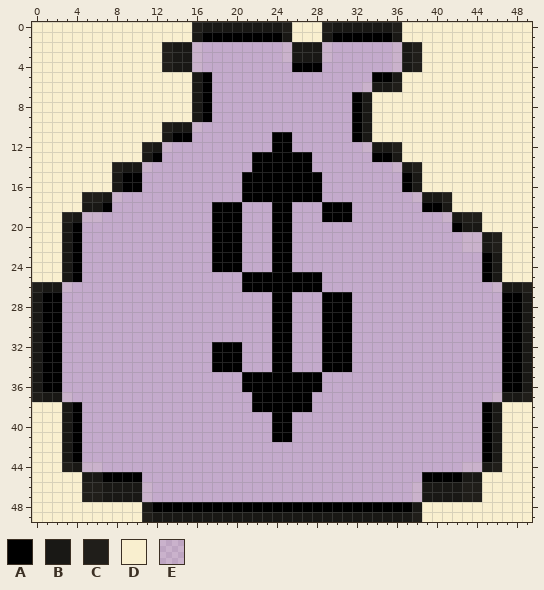
Pixel-art sprite -- Assets/money.png. The picture above is the old version.
The file is 50x50 pixels.
Palette (. is transparent): A #000000  B #191815  C #201e1a  D #f9efcf  E #f9efcf1d
New version:
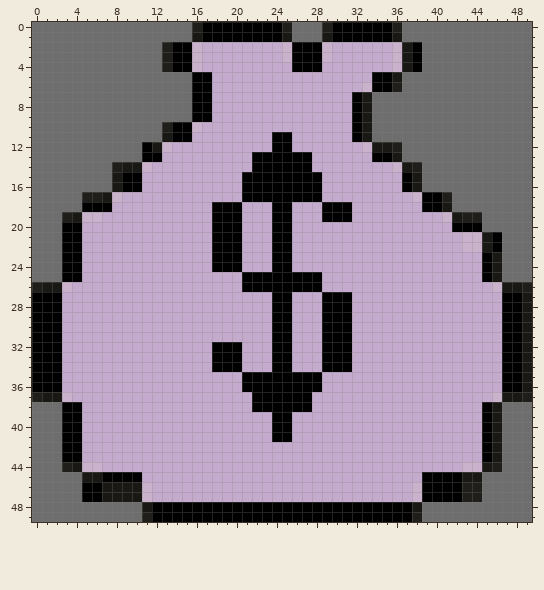
What changed:
Colour D changes from #f9efcf to #6e6e6e.
The author changed colour B to colour A in row 0 at x 17 to 24 and 30 to 35; in rows 2 to 3 at x 14 to 15 and 26 to 28; in row 4 at x 14 to 15; in row 5 at x 16; in row 6 at x 16 and 34 to 35; in rows 7 to 9 at x 16.
The author changed colour B to colour A in row 10 at x 14 to 15; in row 13 at x 11; in row 17 at x 39 to 40; in row 18 at x 5 to 6; in row 20 at x 3 and 43 to 44; in rows 21 to 25 at x 3.
The author changed colour B to colour A in rows 27 to 36 at x 0; in rows 38 to 43 at x 3; in rows 46 to 47 at x 39 to 42; in row 49 at x 12 to 37.
The author changed colour C to colour A in rows 2 to 4 at x 38; in row 12 at x 11; in rows 21 to 22 at x 46; in rows 46 to 47 at x 5 to 6.
Pixel boxes of the changes (left, top, right, bottom) in both pictures:
changed: (32, 22, 532, 522)
